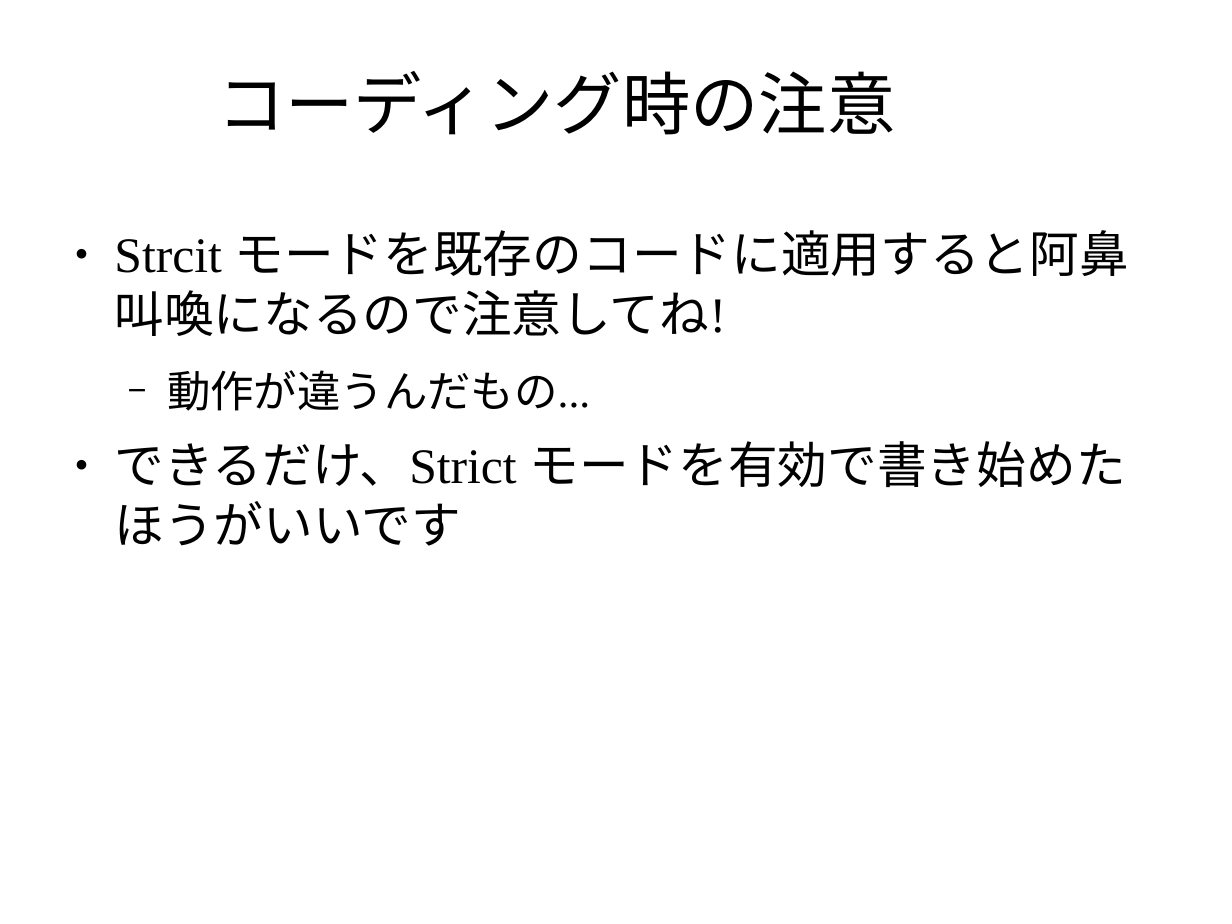
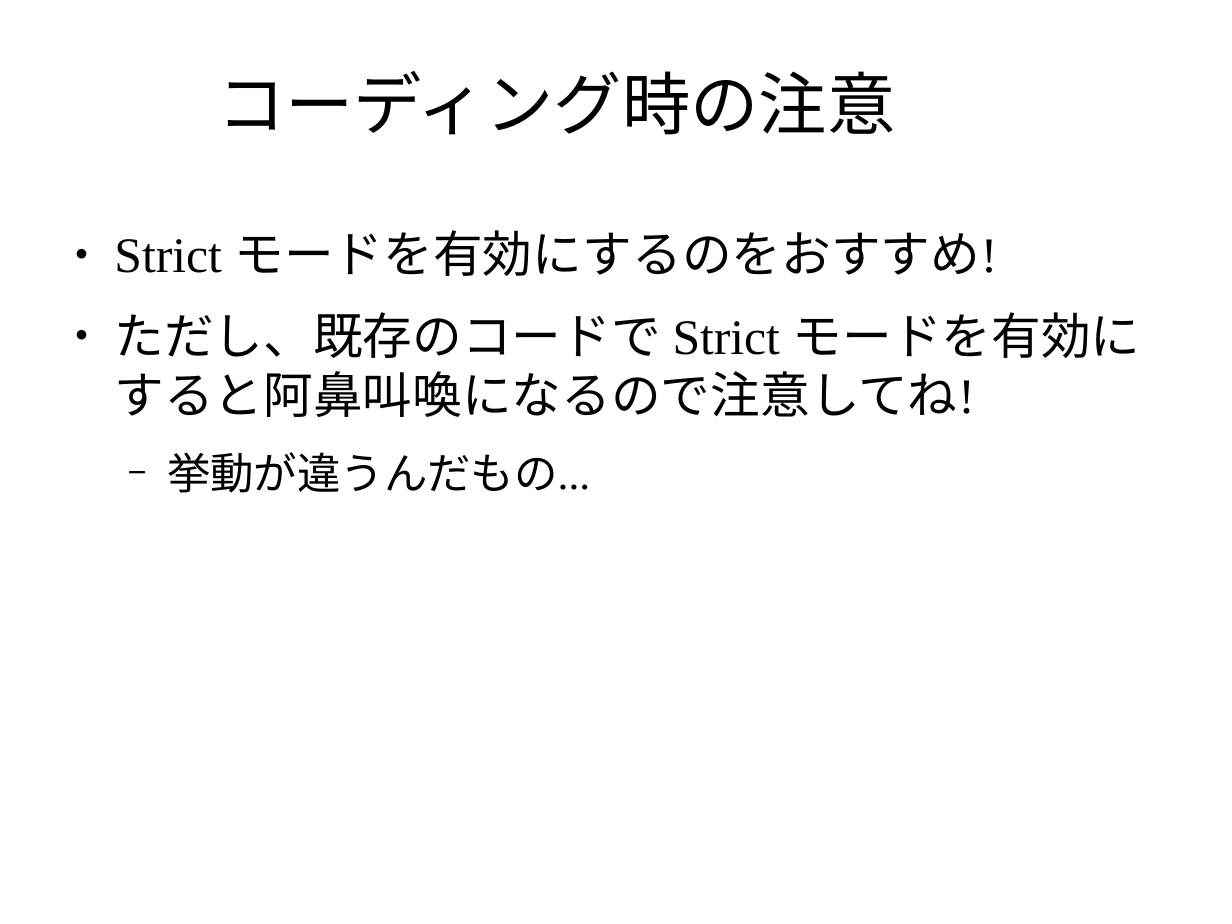
Before and after one commit to masakura/slides, a slide deck: slide 31 of html5jk#1/slide2.odp (slide 29 before the commit). Drawn at 1232x924 pixels with LibreOffice and Linux fonts; fonts in the diff are those of the drawing; background and template pictures are left out. Boxes give left, top, right and bottom in pixels: in the first picture for what was removed or moved away, otherwise in the second. Text is boxed around its words. In the diff, an @@ line names an element or a change of style, - is before the commit and + after.

Commit message:
スライドにいろいろ追加

```diff
--- a/html5jk#1/slide2.odp
+++ b/html5jk#1/slide2.odp
@@ text at (114,230,1141,493): text changed @@
-● Strcit モードを既存のコードに適用すると阿鼻叫喚になるので注意してね!
-  − 動作が違うんだもの...
-● できるだけ、Strict モードを有効で書き始めたほうがいいです
+● Strict モードを有効にするのをおすすめ!
+● ただし、既存のコードで Strict モードを有効にすると阿鼻叫喚になるので注意してね!
+  − 挙動が違うんだもの...
```
Also in this commit, not shown: 9 other slides changed, 4 slides added, 2 other files.
